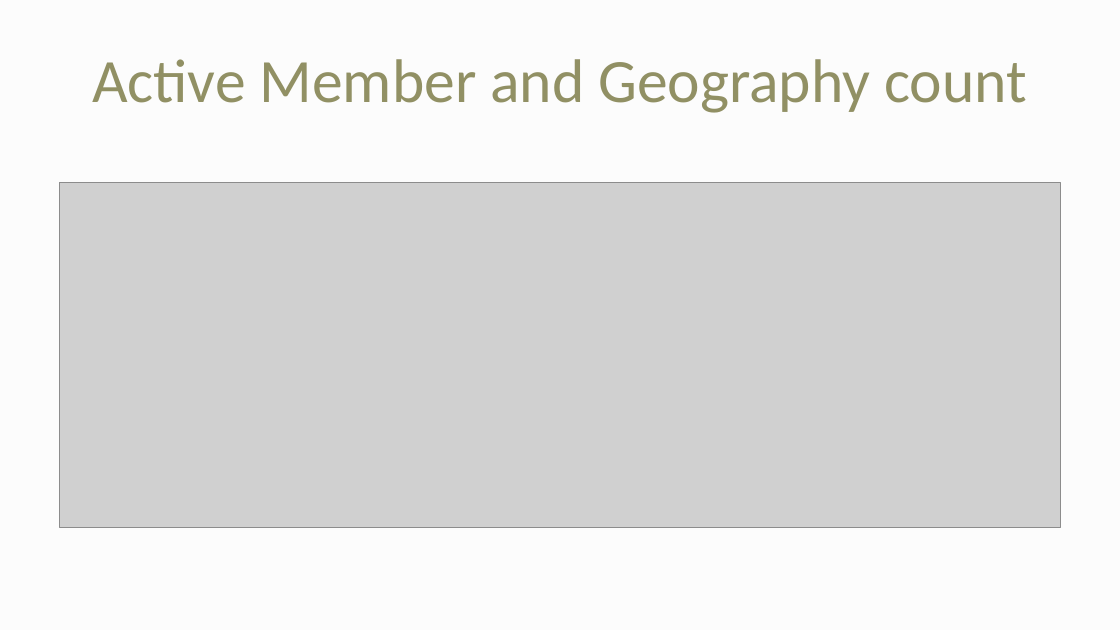
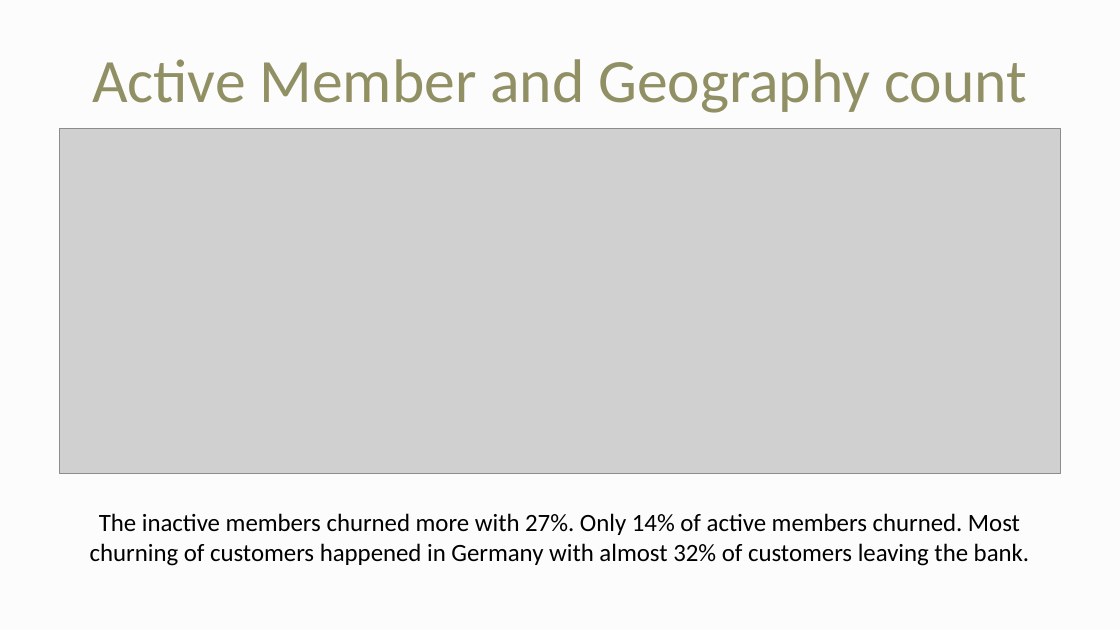
Before and after one commit to vaibhagarwal/Projects, a slide deck: slide 9 of Churn_Analysis/Churn_Analysis_Presentation.pptx. Drawn at 1120x630 pixels with LibreOffice and Linux fonts; fonts in the diff are those of the drawing; grey boxes stand for pictures. Boxes give left, top, right and bottom in pixels: in the first picture for what was removed or moved away, otherwise in the second. Text is boxed around its words. In the diff, an @@ line names an element or a change of style, - is before the commit and + after.

```diff
--- a/Churn_Analysis/Churn_Analysis_Presentation.pptx
+++ b/Churn_Analysis/Churn_Analysis_Presentation.pptx
@@ picture: place and size @@
-picture at bbox=[59, 183, 1061, 528]
+picture at bbox=[59, 129, 1061, 474]
@@ text added at bbox=[90, 513, 1029, 566], 16 pt, text #000000 @@
+The inactive members churned more with 27%. Only 14% of active members churned. Most churning of customers happened in Germany with almost 32% of customers leaving the bank.
```
Also in this commit, not shown: 1 other slide changed, 5 slides added, 2 slides removed, 1 other file.
